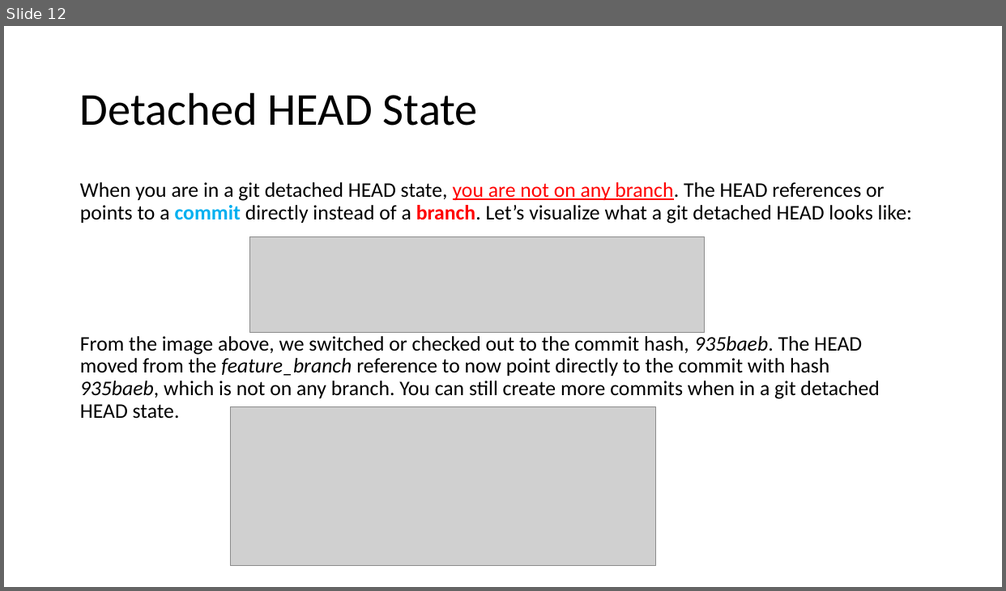
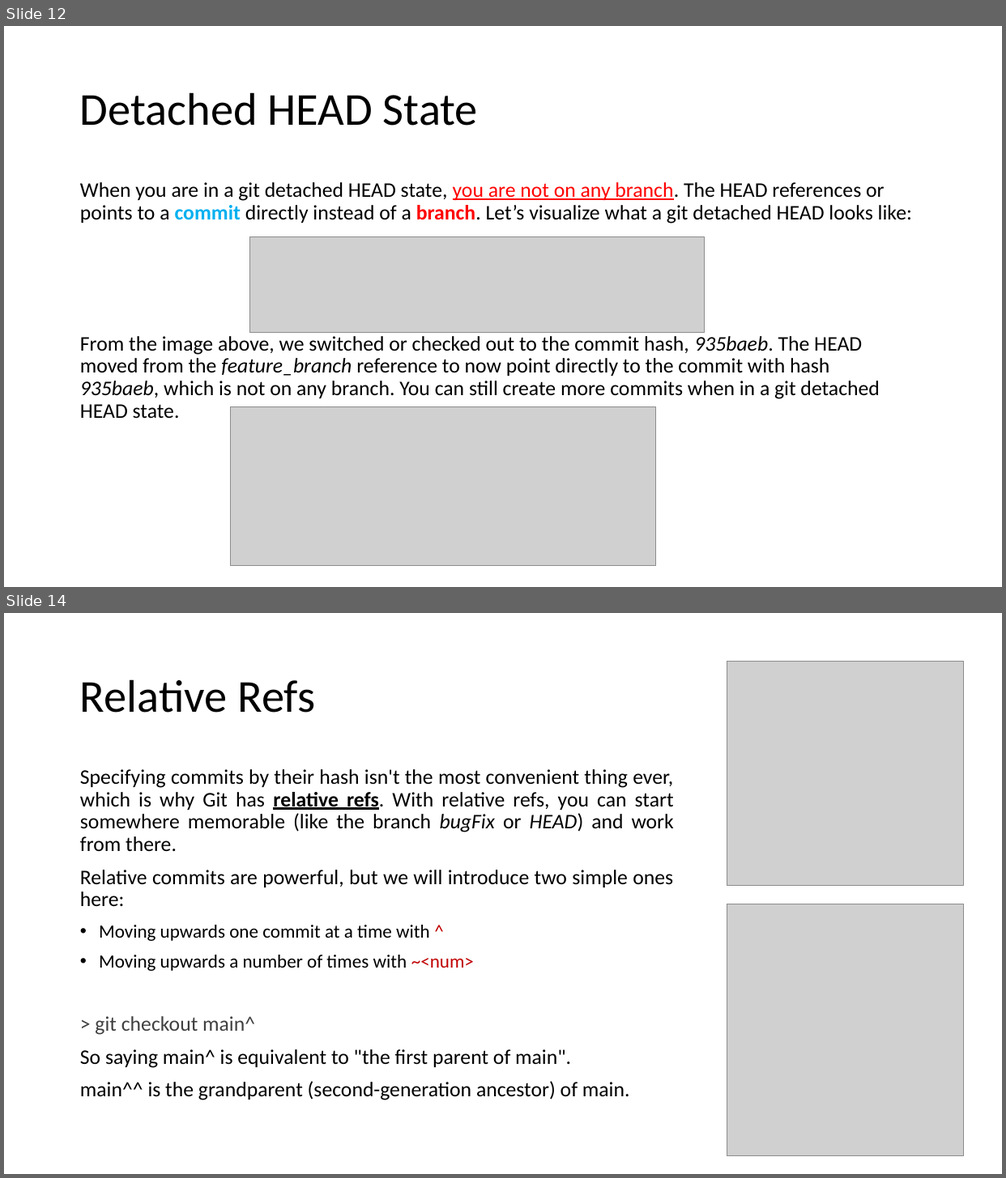
Before and after one commit to fmontazeri/Knowledeg, a slide deck: GitLearning.pptx. Shown one above the other, each under a label of ours: slide 12 before the commit, slides 12 and 14 after it; the slides between them are not shown. The pictures are 1006x591 and 1006x1178 pixels, drawn with LibreOffice and Linux fonts; fonts in the diff are those of the drawing; grey boxes stand for pictures. Boxes give left, top, right and bottom in pixels: in the first picture for what was removed or moved away, otherwise in the second. Text is boxed around its words. In the diff, an @@ line names an element or a change of style, - is before the commit and + after.

```diff
--- a/GitLearning.pptx
+++ b/GitLearning.pptx
@@ slide 14 added at bbox=[4, 613, 1002, 1174], background #FFFFFF @@
@@ title added at bbox=[80, 679, 315, 713], 44 pt, text #000000 @@
+Relative Refs
@@ picture added at bbox=[727, 662, 964, 885] @@
@@ text added at bbox=[80, 769, 674, 1101], 20 pt, text #000000 @@
+Specifying commits by their hash isn't the most convenient thing ever, which is why Git has relative refs. With relative refs, you can start somewhere memorable (like the branch bugFix or HEAD) and work from there.
+Relative commits are powerful, but we will introduce two simple ones here:
+• Moving upwards one commit at a time with ^
+• Moving upwards a number of times with ~<num>
+> git checkout main^
+So saying main^ is equivalent to "the first parent of main".
+main^^ is the grandparent (second-generation ancestor) of main.
@@ picture added at bbox=[727, 905, 964, 1157] @@
```
Also in this commit, not shown: 4 slides changed, 4 other slides added, 1 slide removed.
